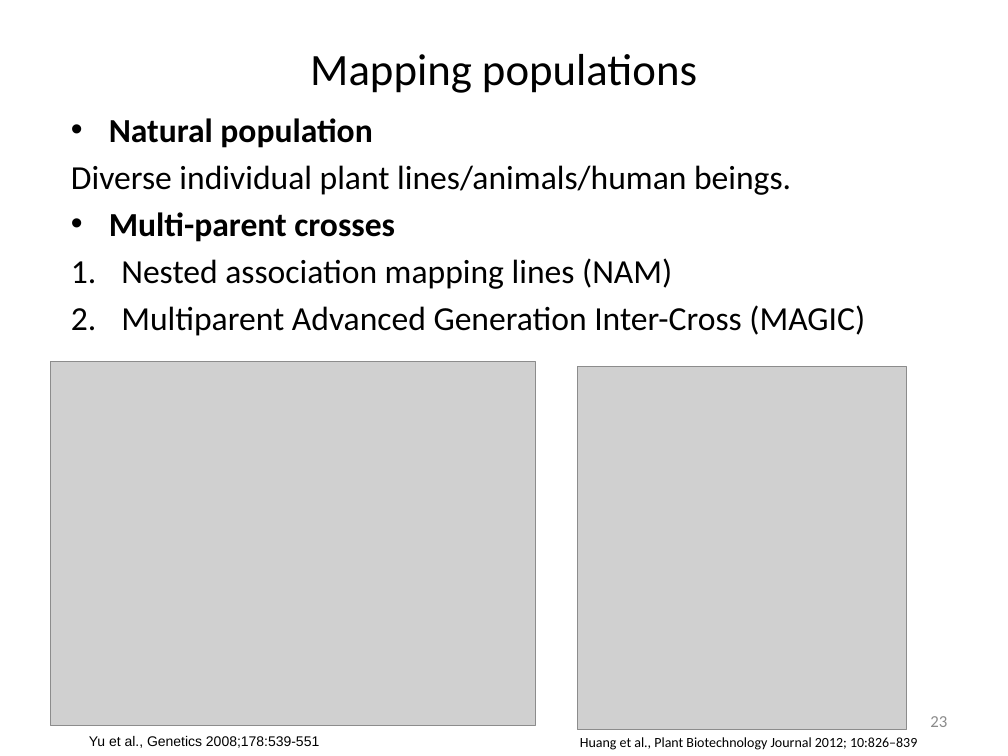
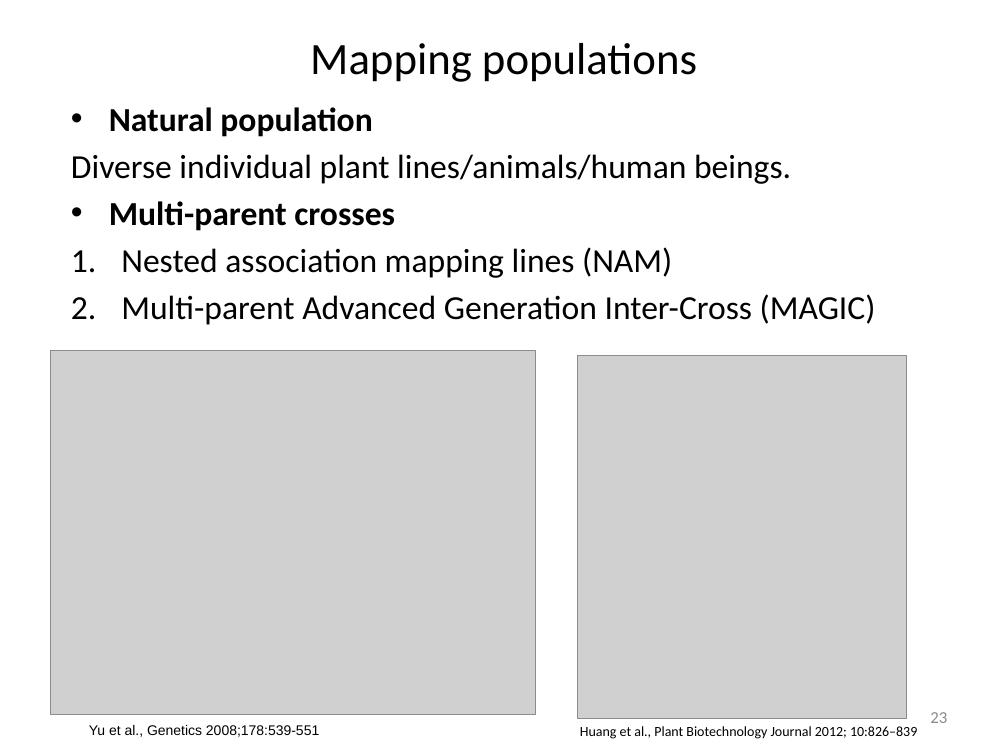
Before and after one commit to liu3zhenlab/teaching, a slide deck: slide 23 of PLPTH813Bioinformatis/2023/lectures/lecture09_qtl_gwas.pptx. Drawn at 1008x756 pixels with LibreOffice and Linux fonts; fonts in the diff are those of the drawing; grey boxes stand for pictures. Boxes give left, top, right and bottom in pixels: in the first picture for what was removed or moved away, otherwise in the second. Text is boxed around its words. In the diff, an @@ line names an element or a change of style, - is before the commit and + after.

```diff
--- a/PLPTH813Bioinformatis/2023/lectures/lecture09_qtl_gwas.pptx
+++ b/PLPTH813Bioinformatis/2023/lectures/lecture09_qtl_gwas.pptx
@@ 3 texts, 2 pictures, 1 title: place and size @@
-3 texts, 2 pictures, 1 title at (50, 54, 917, 750)
+3 texts, 2 pictures, 1 title at (50, 43, 917, 739)
@@ text at (121, 294, 876, 325): text changed @@
-2. Multiparent Advanced Generation Inter-Cross (MAGIC)
+2. Multi-parent Advanced Generation Inter-Cross (MAGIC)
@@ page number: place and size @@
-page number at (930, 716, 947, 727)
+page number at (930, 712, 947, 723)
```
Also in this commit, not shown: 2 other files.
